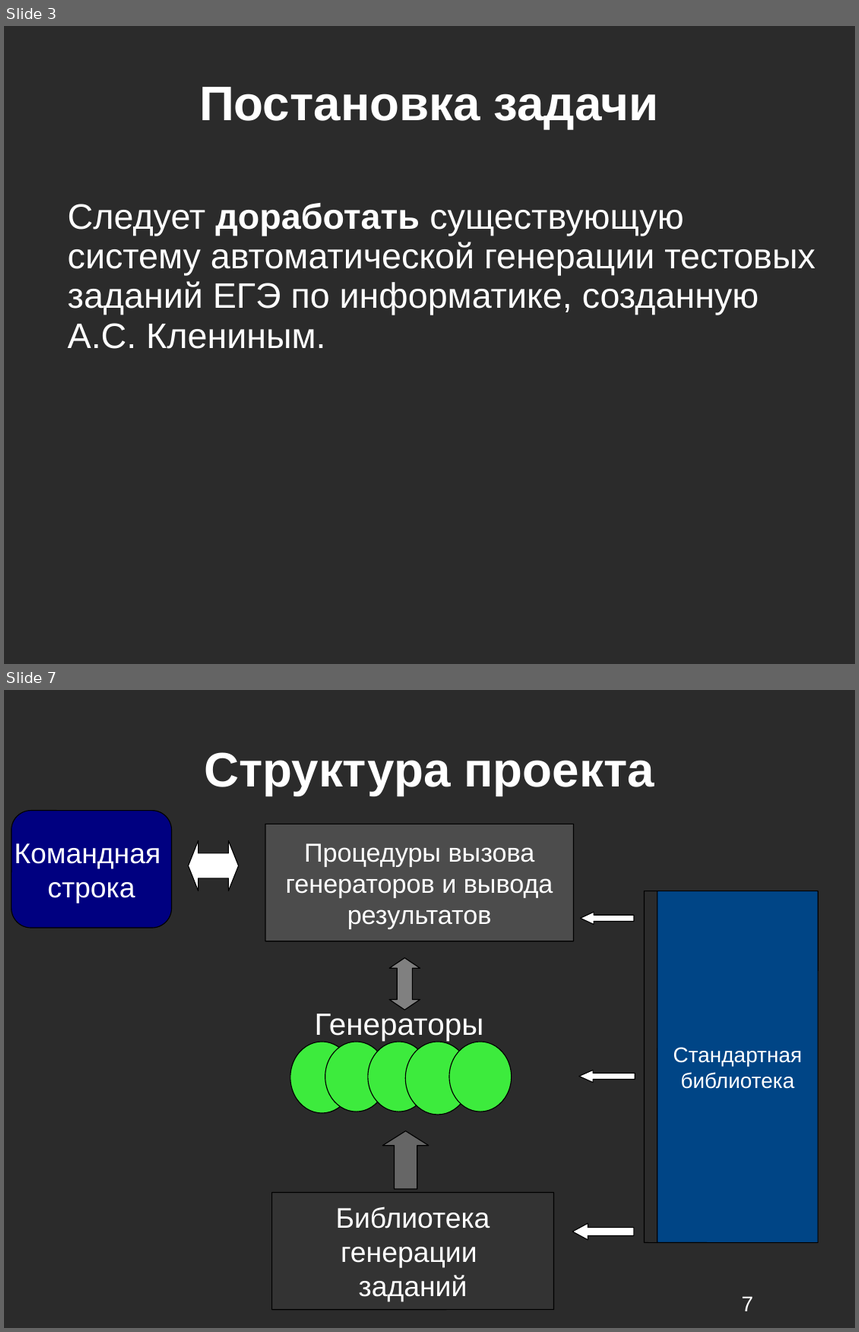
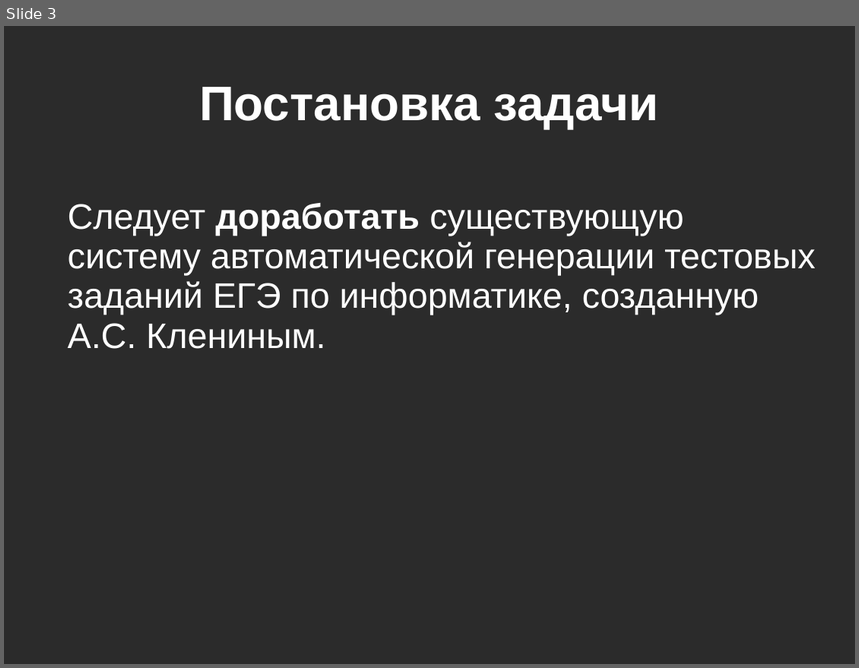
Before and after one commit to kevroletin/Coursework, a slide deck: 236_Кевролетин_презентация.ppt. Shown one above the other, each under a label of ours: slides 3 and 7 before the commit, slide 3 after it; the slides between them are not shown. The pictures are 859x1332 and 859x668 pixels, drawn with LibreOffice and Linux fonts; fonts in the diff are those of the drawing; background and template pictures are left out; a plain dark background stands for a picture behind light text. Boxes give left, top, right and bottom in pixels: in the first picture for what was removed or moved away, otherwise in the second. Text is boxed around its words. In the diff, an @@ line names an element or a change of style, - is before the commit and + after.

```diff
--- a/236_Кевролетин_презентация.ppt
+++ b/236_Кевролетин_презентация.ppt
@@ slide 7 removed at (4, 690, 855, 1328), background picture (left out) @@
@@ title removed at (204, 752, 654, 795) @@
-Структура проекта
@@ rounded rectangle removed at (12, 811, 172, 929) @@
-Командная
-строка
@@ rounded rectangle removed at (265, 824, 573, 941) @@
-Процедуры вызова
-генераторов и вывода
-результатов
@@ left right arrow removed at (188, 840, 238, 891) @@
@@ freeform shape removed at (644, 891, 657, 1243) @@
@@ freeform shape removed at (658, 891, 819, 1243) @@
-Стандартная
-библиотека
@@ left arrow removed at (580, 912, 634, 925) @@
@@ up down arrow removed at (389, 958, 420, 1010) @@
@@ text removed at (315, 1014, 484, 1041) @@
-Генераторы
@@ group removed at (290, 1042, 512, 1115): 5 ellipses @@
@@ left arrow removed at (579, 1071, 636, 1083) @@
@@ up arrow removed at (382, 1131, 429, 1189) @@
@@ rounded rectangle removed at (272, 1193, 554, 1310) @@
-Библиотека
-генерации
-заданий
@@ left arrow removed at (572, 1224, 634, 1240) @@
@@ page number removed at (742, 1296, 754, 1312) @@
-7
```
Also in this commit, not shown: 9 slides changed, 2 other slides removed.
